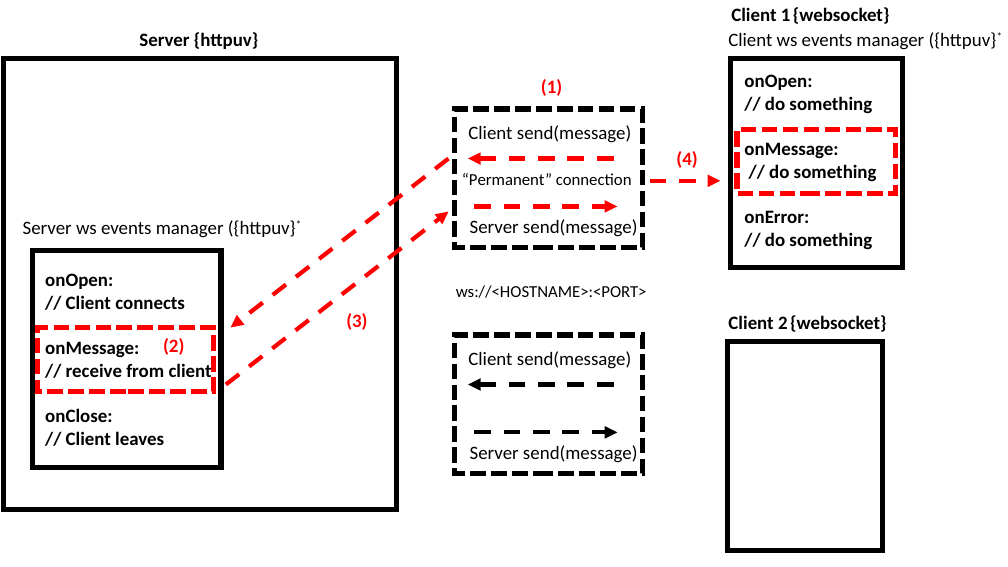
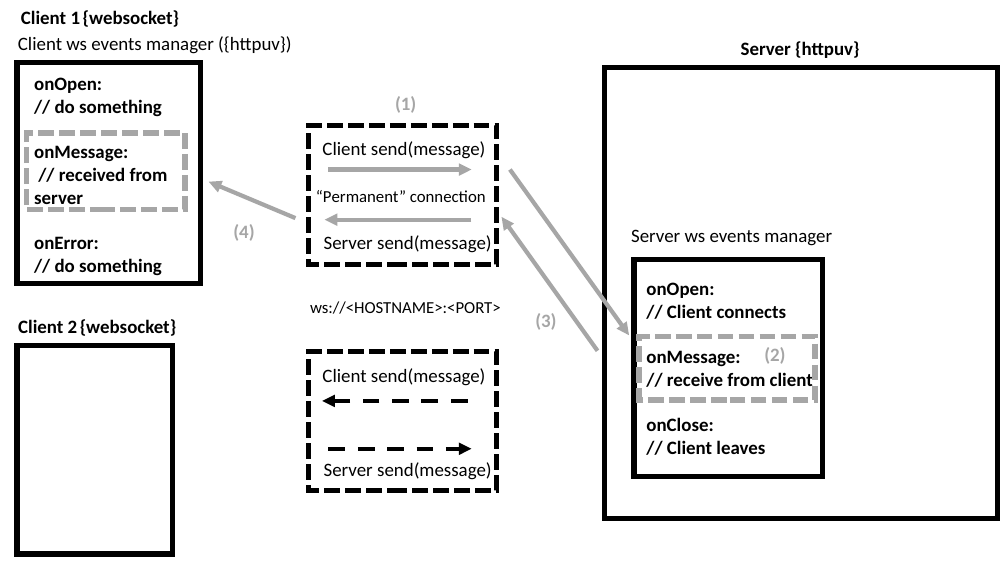
Before and after one commit to DivadNojnarg/outstanding-shiny-ui, a slide deck: slide 1 of images/survival-kit/websocket-basics.pptx. Drawn at 1008x567 pixels with LibreOffice and Linux fonts; fonts in the diff are those of the drawing. Boxes give left, top, right and bottom in pixels: in the first picture for what was removed or moved away, otherwise in the second. Text is boxed around its words. In the diff, an @@ line names an element or a change of style, - is before the commit and + after.

```diff
--- a/images/survival-kit/websocket-basics.pptx
+++ b/images/survival-kit/websocket-basics.pptx
@@ text at [18,36,291,54]: text changed @@
-Client ws events manager ({httpuv}*
+Client ws events manager ({httpuv})
@@ rectangle: place and size @@
-rectangle at [730,59,903,268]
+rectangle at [17,62,201,284]
@@ text "onOpen:": place and size @@
-text "onOpen:" at [744,74,877,250]
+text "onOpen:" at [34,77,168,276]
@@ rectangle at [26,133,185,210]: outline #FF0000 5 pt dashed to #A6A6A6 5 pt dashed @@
@@ rectangle: place and size @@
-rectangle at [737,129,895,193]
+rectangle at [26,133,185,210]
@@ text at [34,167,168,209]: text changed @@
-// do something
+// received from server
@@ arrow moved from (614, 159) - (468, 159) to (328, 169) - (472, 169) @@
@@ arrow (328, 169) - (472, 169): stroke #FF0000 4 pt dashed to #A6A6A6 4 pt @@
@@ arrow moved from (448, 159) - (231, 327) to (510, 169) - (629, 335) @@
@@ arrow (510, 169) - (629, 335): stroke #FF0000 4 pt dashed to #A6A6A6 4 pt @@
@@ arrow moved from (650, 181) - (721, 181) to (296, 219) - (209, 181) @@
@@ arrow (296, 219) - (209, 181): stroke #FF0000 4 pt dashed to #A6A6A6 4 pt @@
@@ text colour #FF0000 to #A6A6A6 in 4 elements at [395,96,416,113], [535,313,556,330], [764,347,785,364], [233,224,254,241] @@
@@ text "(4)": place and size @@
-text "(4)" at [676,151,697,168]
+text "(4)" at [233,224,254,241]
@@ arrow moved from (474, 206) - (618, 206) to (472, 220) - (325, 220) @@
@@ arrow (472, 220) - (325, 220): stroke #FF0000 4 pt dashed to #A6A6A6 4 pt @@
@@ arrow moved from (226, 385) - (448, 212) to (597, 351) - (502, 217) @@
@@ arrow (597, 351) - (502, 217): stroke #FF0000 4 pt dashed to #A6A6A6 4 pt @@
@@ text at [631,229,832,246]: text changed @@
-Server ws events manager ({httpuv}*
+Server ws events manager
@@ text "(3)": place and size @@
-text "(3)" at [346,313,367,330]
+text "(3)" at [535,313,556,330]
@@ 2 texts, 1 rectangle: place and size @@
-2 texts, 1 rectangle at [727,7,890,551]
+2 texts, 1 rectangle at [17,10,180,554]
@@ 7 texts, 2 arrows, 2 rectangles: place and size @@
-7 texts, 2 arrows, 2 rectangles at [454,79,647,474]
+7 texts, 2 arrows, 2 rectangles at [309,96,501,491]
@@ 3 texts, 3 rectangles: place and size @@
-3 texts, 3 rectangles at [4,32,396,510]
+3 texts, 3 rectangles at [605,41,997,519]
@@ rectangle at [639,337,815,400]: outline #FF0000 5 pt dashed to #A6A6A6 5 pt dashed @@
```
Also in this commit, not shown: 59 other files.
